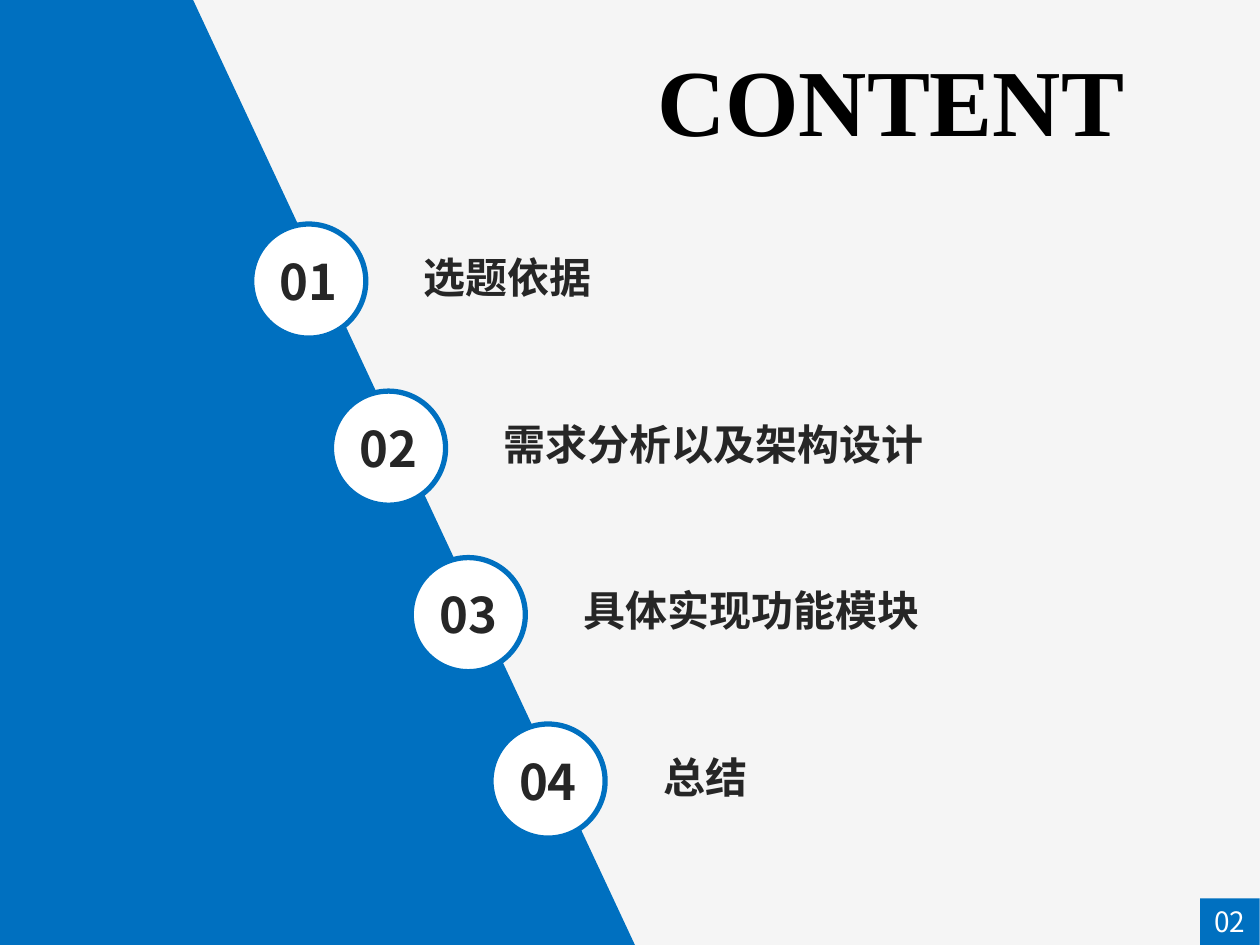
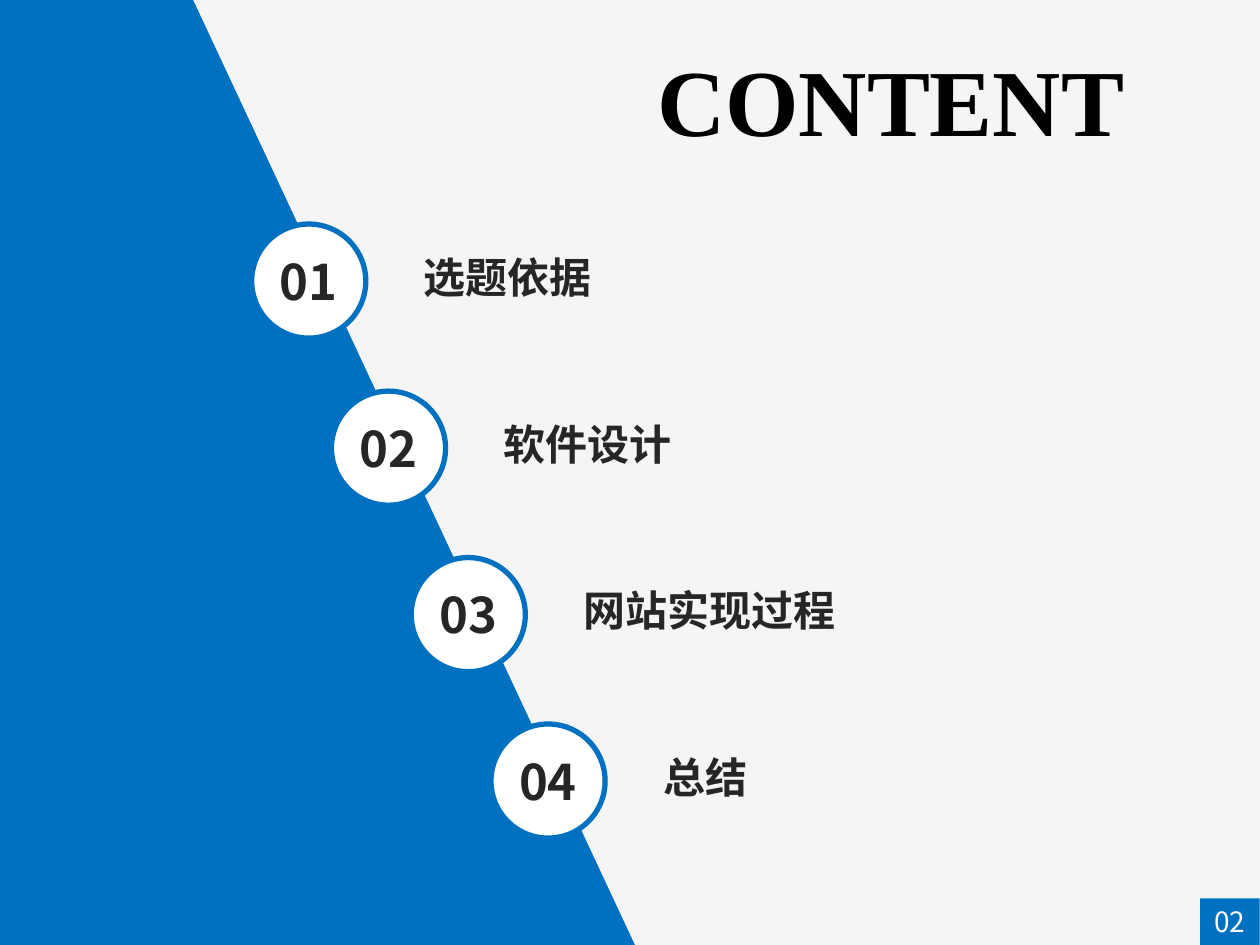
Before and after one commit to lijianhui1997/about_graduate, a slide deck: slide 2 of 答辩/李建辉-答辩.pptx. Drawn at 1260x945 pixels with LibreOffice and Linux fonts; fonts in the diff are those of the drawing. Boxes give left, top, right and bottom in pixels: in the first picture for what was removed or moved away, otherwise in the second. Text is boxed around its words. In the diff, an @@ line names an element or a change of style, - is before the commit and + after.

```diff
--- a/答辩/李建辉-答辩.pptx
+++ b/答辩/李建辉-答辩.pptx
@@ text at [504, 424, 672, 464]: text changed @@
-需求分析以及架构设计
+软件设计
@@ text at [584, 590, 836, 630]: text changed @@
-具体实现功能模块
+网站实现过程
```
Also in this commit, not shown: 16 other slides changed, 2 slides added, 6 slides removed, 5 other files.
